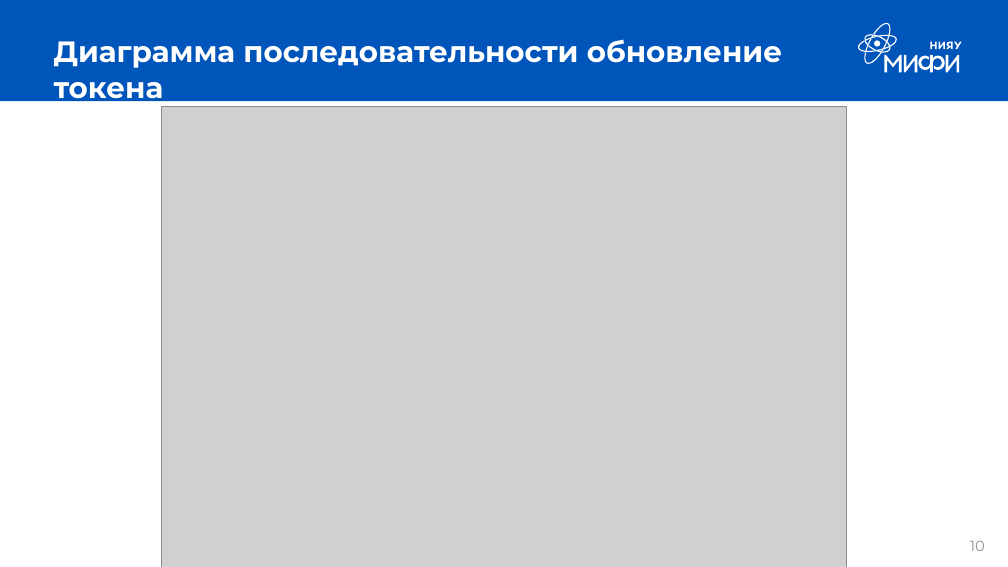
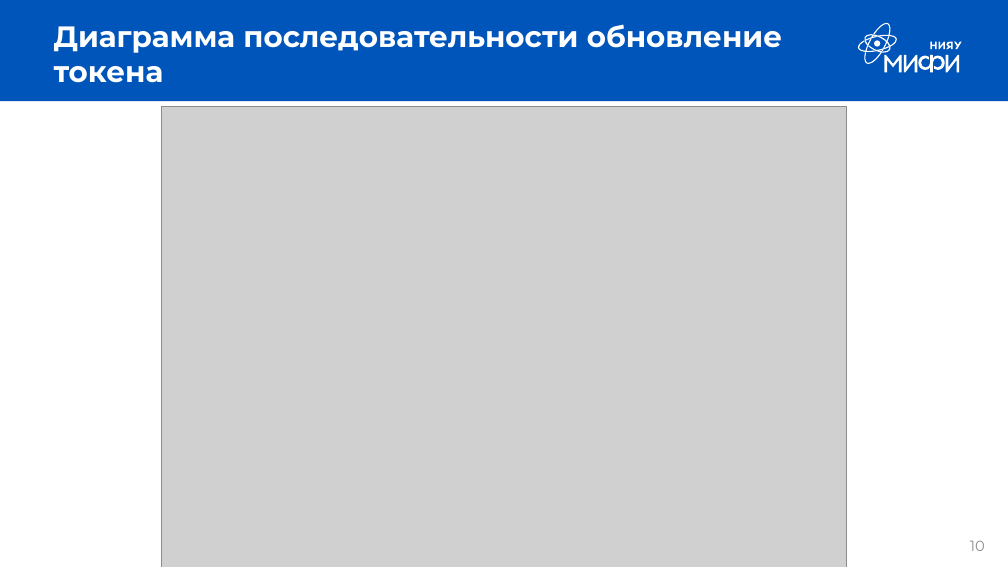
Before and after one commit to GeorgyNikolaev/MEPHI_Java_DD-Person, a slide deck: slide 10 of docs/Презентация.pptx. Drawn at 1008x567 pixels with LibreOffice and Linux fonts; fonts in the diff are those of the drawing; grey boxes stand for pictures. Boxes give left, top, right and bottom in pixels: in the first picture for what was removed or moved away, otherwise in the second. Text is boxed around its words. In the diff, an @@ line names an element or a change of style, - is before the commit and + after.

```diff
--- a/docs/Презентация.pptx
+++ b/docs/Презентация.pptx
@@ title "Диаграмма последовательности обновление токена": place and size @@
-title "Диаграмма последовательности обновление токена" at box(54, 39, 782, 106)
+title "Диаграмма последовательности обновление токена" at box(54, 24, 782, 83)
@@ title "Диаграмма последовательности обновление токена" at box(54, 24, 782, 83): vertical alignment top to middle @@
```
Also in this commit, not shown: 1 other slide changed, 2 slides added.
